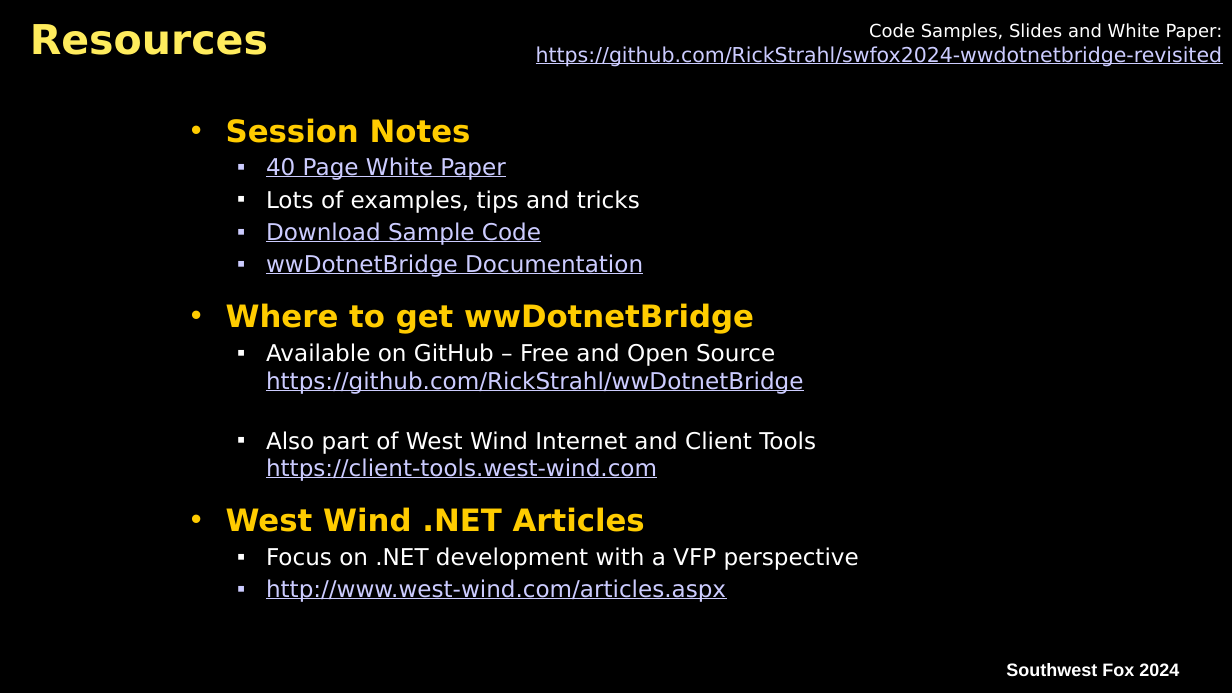
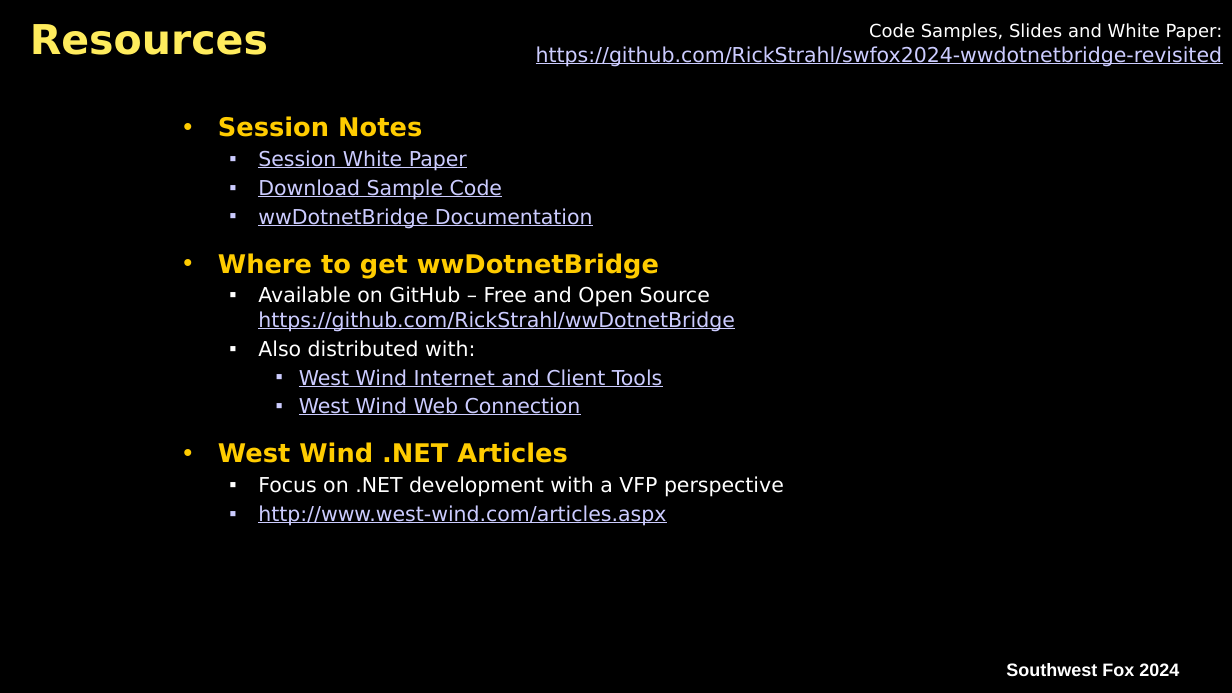
Before and after one commit to RickStrahl/swfox2024-wwdotnetbridge-revisited, a slide deck: slide 28 of Documents/Strahl-swFox2024-wwDotnetBridge-Revisited.pptx (slide 26 before the commit). Drawn at 1232x693 pixels with LibreOffice and Linux fonts; fonts in the diff are those of the drawing; background and template pictures are left out. Boxes give left, top, right and bottom in pixels: in the first picture for what was removed or moved away, otherwise in the second. Text is boxed around its words. In the diff, an @@ line names an element or a change of style, - is before the commit and + after.

```diff
--- a/Documents/Strahl-swFox2024-wwDotnetBridge-Revisited.pptx
+++ b/Documents/Strahl-swFox2024-wwDotnetBridge-Revisited.pptx
@@ text "Session Notes": place and size @@
-text "Session Notes" at [226,118,859,602]
+text "Session Notes" at [218,116,784,526]
@@ text at [218,116,784,526]: size 24 to 20 pt in "Session Notes", "Where to get wwDotnetBridge", "West Wind .NET Articles"; size 18 to 16 pt in "Download Sample Code", "wwDotnetBridge Documentation", "Available on GitHub – Free and Open ...", "Focus on .NET development with a VFP ..." and 1 more places @@
@@ text at [258,150,467,171]: text changed; size 18 to 16 pt; text colour #FFFFFF to #CCCCFF @@
-  ▪ 40 Page White Paper
-  ▪ Lots of examples, tips and tricks
+  ▪ Session White Paper
@@ text at [258,340,662,415]: text changed; size 18 to 16 pt; text colour #FFFFFF to #CCCCFF @@
-  ▪ Also part of West Wind Internet and Client Tools
-    https://client-tools.west-wind.com
+  ▪ Also distributed with:
+    ▪ West Wind Internet and Client Tools
+    ▪ West Wind Web Connection
```
Also in this commit, not shown: 5 other slides changed, 2 slides added, 15 other files.
